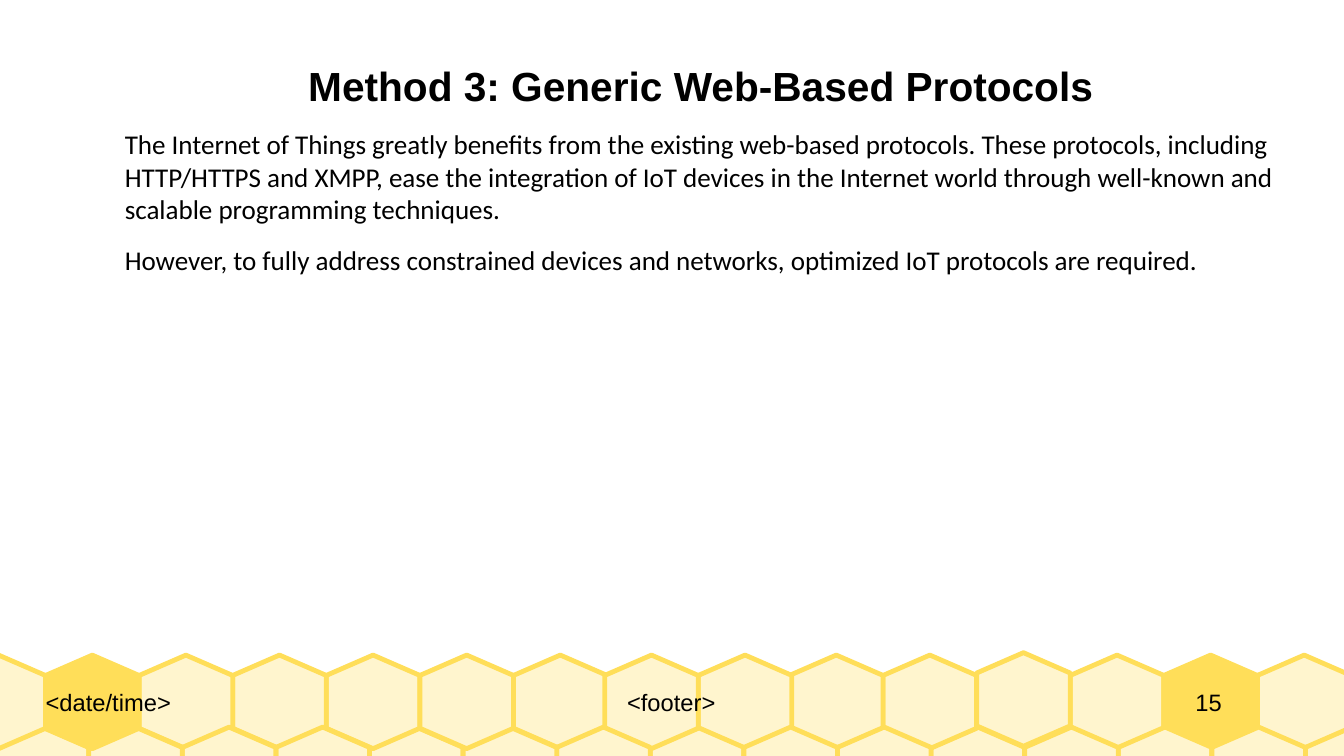
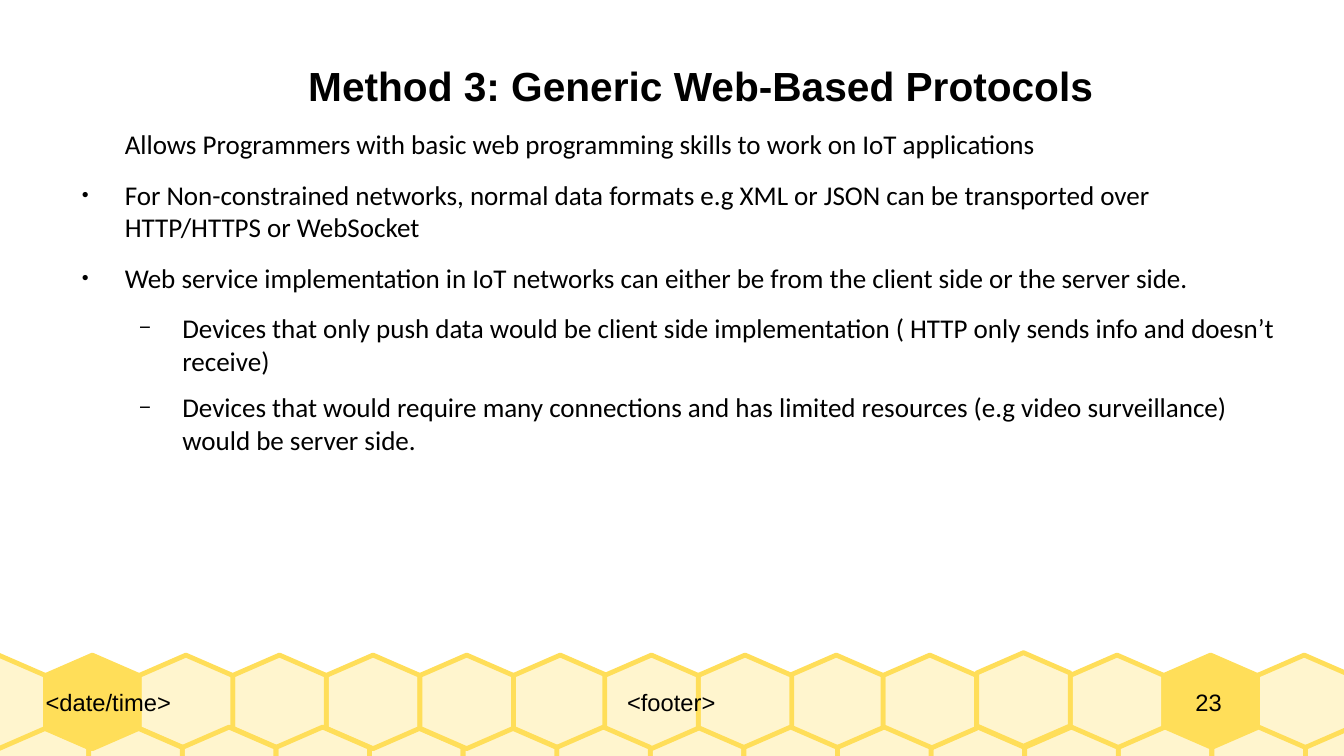
Before and after one commit to Dihfahsih1/Masters-Software-Engineering, a slide deck: slide 23 of yr-sem1/IoT/chapter-6-slides.odp (slide 15 before the commit). Drawn at 1344x756 pixels with LibreOffice and Linux fonts; fonts in the diff are those of the drawing. Boxes give left, top, right and bottom in pixels: in the first picture for what was removed or moved away, otherwise in the second. Text is boxed around its words. In the diff, an @@ line names an element or a change of style, - is before the commit and + after.

```diff
--- a/yr-sem1/IoT/chapter-6-slides.odp
+++ b/yr-sem1/IoT/chapter-6-slides.odp
@@ text at <box>125,135,1273,451</box>: text changed @@
-The Internet of Things greatly benefits from the existing web-based protocols. These protocols, including HTTP/HTTPS and XMPP, ease the integration of IoT devices in the Internet world through well-known and scalable programming techniques.
-However, to fully address constrained devices and networks, optimized IoT protocols are required.
+Allows Programmers with basic web programming skills to work on IoT applications
+● For Non-constrained networks, normal data formats e.g XML or JSON can be transported over HTTP/HTTPS or WebSocket
+● Web service implementation in IoT networks can either be from the client side or the server side.
+  − Devices that only push data would be client side implementation ( HTTP only sends info and doesn’t receive)
+  − Devices that would require many connections and has limited resources (e.g video surveillance) would be server side.
@@ page number at <box>1195,694,1221,712</box>: text changed @@
-15
+23
```
Also in this commit, not shown: 10 other slides changed, 15 slides added, 5 slides removed, 6 other files.
